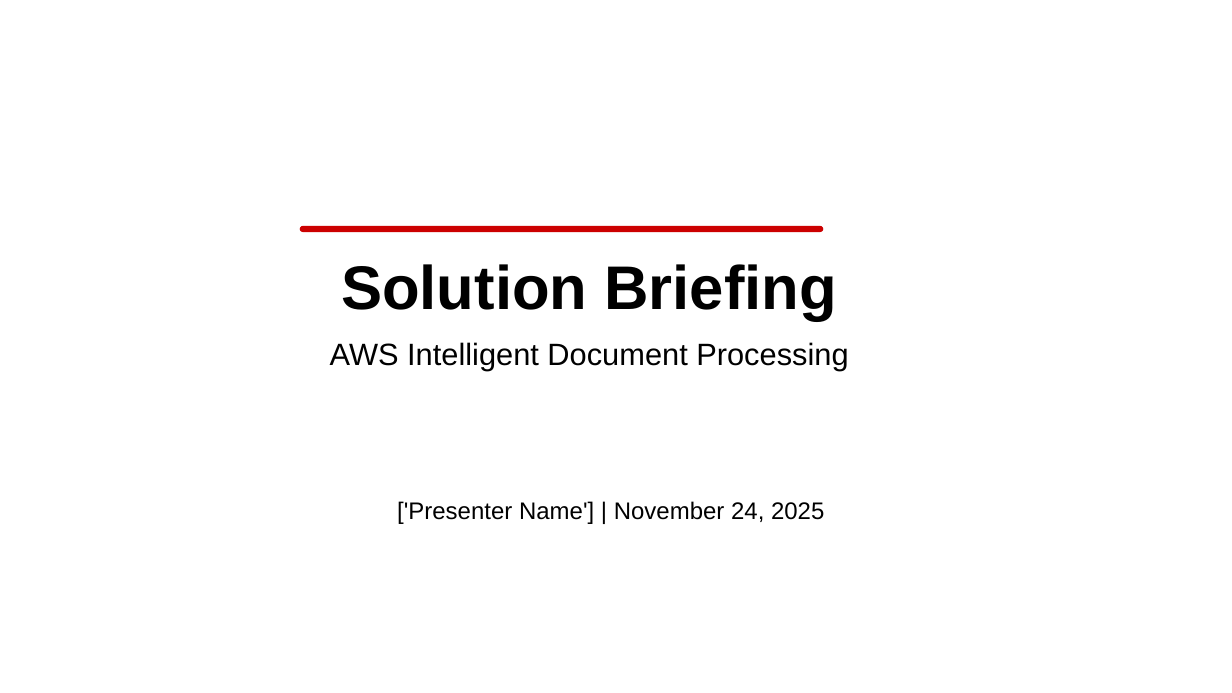
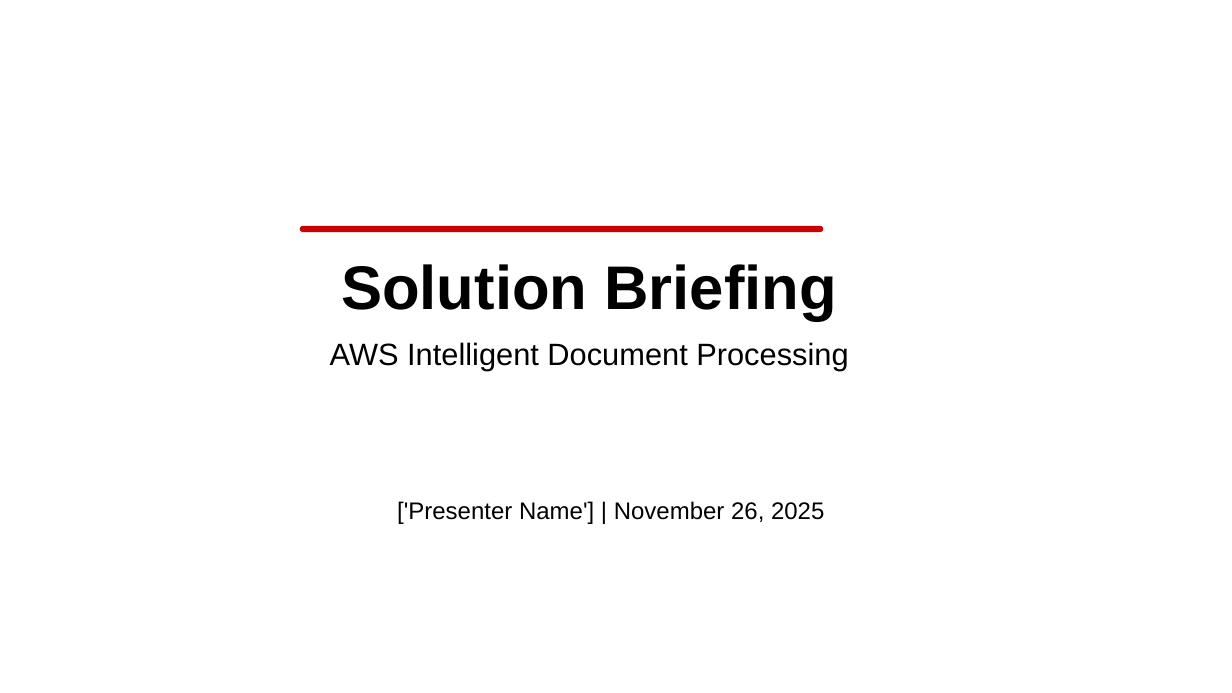
Before and after one commit to eoframework/solutions, a slide deck: slide 1 of solutions/aws/ai/intelligent-document-processing/presales/solution-briefing.pptx. Drawn at 1232x693 pixels with LibreOffice and Linux fonts; fonts in the diff are those of the drawing; background and template pictures are left out. Boxes give left, top, right and bottom in pixels: in the first picture for what was removed or moved away, otherwise in the second. Text is boxed around its words. In the diff, an @@ line names an element or a change of style, - is before the commit and + after.

```diff
--- a/solutions/aws/ai/intelligent-document-processing/presales/solution-briefing.pptx
+++ b/solutions/aws/ai/intelligent-document-processing/presales/solution-briefing.pptx
@@ text at (397,501,824,524): text changed @@
-['Presenter Name'] | November 24, 2025
+['Presenter Name'] | November 26, 2025
```
Also in this commit, not shown: 5 other files.
